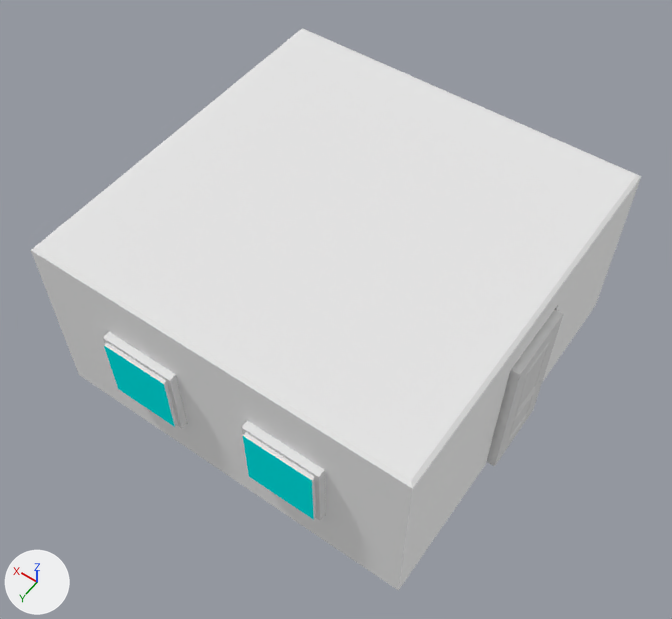
What one commit did to the Blender file src/libraries/library_0003/library_0003.blend.
One viewpoint serves both versions: a 50 mm camera at (-8.46, 12.25, 20.37) aimed at (-0.16, 0.63, 2.11). Lighting does not change. The marker at lower left points along +X, +Y and +Z.

Objects in the first picture: 'room'.
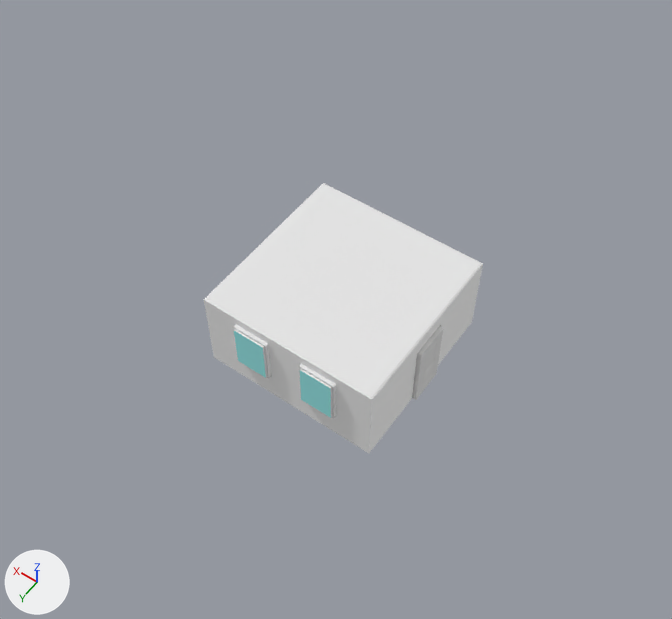
Where the change shows, as pixel boxes (x1, y1, x2, y2) in the pictures (672 x 619 px):
'room', recoloured, reshaped, moved, rescaled (54% narrower, 52% shorter)
    before: (31, 28, 641, 591)
    after: (204, 183, 483, 453)
part 1 of me_cube, added
    after: (204, 183, 483, 453)
part 2 of me_cube, deleted
    before: (31, 28, 641, 591)

Diff of the bpy script that builds the scene:
```diff
--- a/src/libraries/library_0003/library_0003.blend.py
+++ b/src/libraries/library_0003/library_0003.blend.py
@@ mat_glass @@
 mat_glass = diffuse_material('glass')
-mat_glass.base_color = (0.0, 1.0, 1.0)  # cyan #00ffff
+mat_glass.base_color = (0.402, 1.0, 1.0)  # cyan #aaffff
@@ me_cube @@
 # used by ob_room; location = (0.0, 0.0, 2.5); scale = (5.0, 5.0, 2.5)
-me_cube.from_pydata(...)  # 532 vertices, 498 faces; spans x -1.04..1.06, y -1.0..1.06, z -1.0..1.0
+me_cube.from_pydata(...)  # 532 vertices, 532 faces; spans x -0.55..1.56, y -1.0..1.06, z 0.0..2.0
+# me_cube part 1: a new loose piece of 178 vertices spanning x -0.55..1.56, y -1.0..1.06, z 0.0..2.0
+# me_cube part 2: 307 vertices removed from x -1.04..1.06, y -1.0..1.06, z -1.0..1.0
 me_cube.materials.append(mat_wallpaper)
@@ ob_room @@
 ob_room = bpy.data.objects.new('room', me_cube)
-ob_room.location = (0.0, 0.0, 2.5)
-ob_room.scale = (5.0, 5.0, 2.5)
+ob_room.location = (-1.24, 0.0, 0.0)
+ob_room.scale = (2.5, 2.5, 1.25)
```
